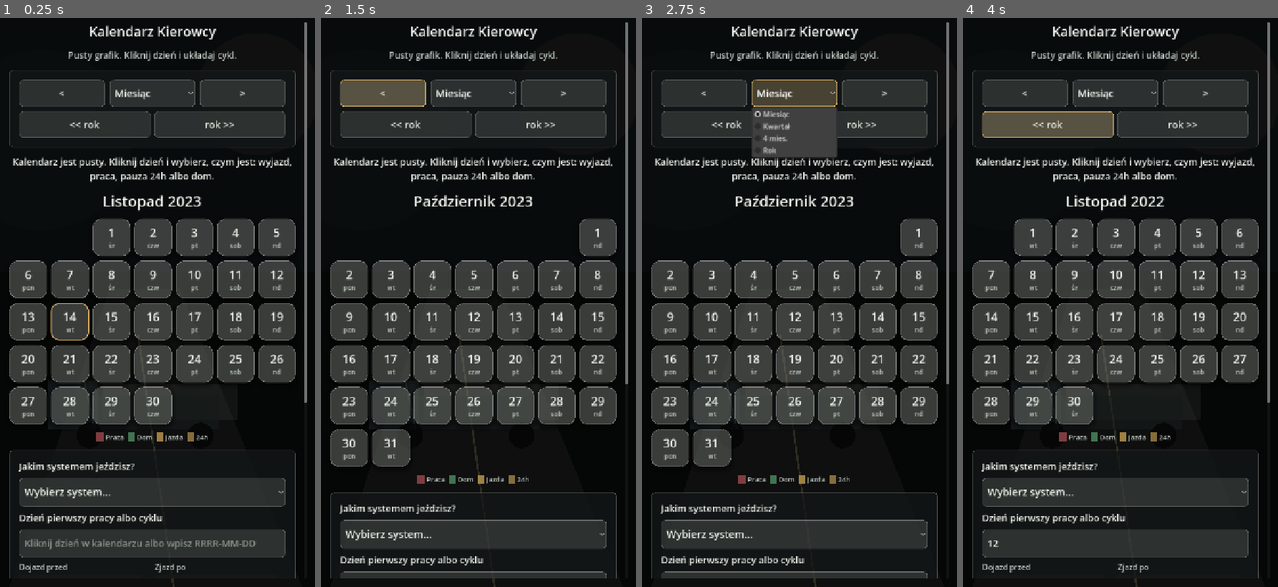
Above: before the commit, frames 1-4 (left to right).
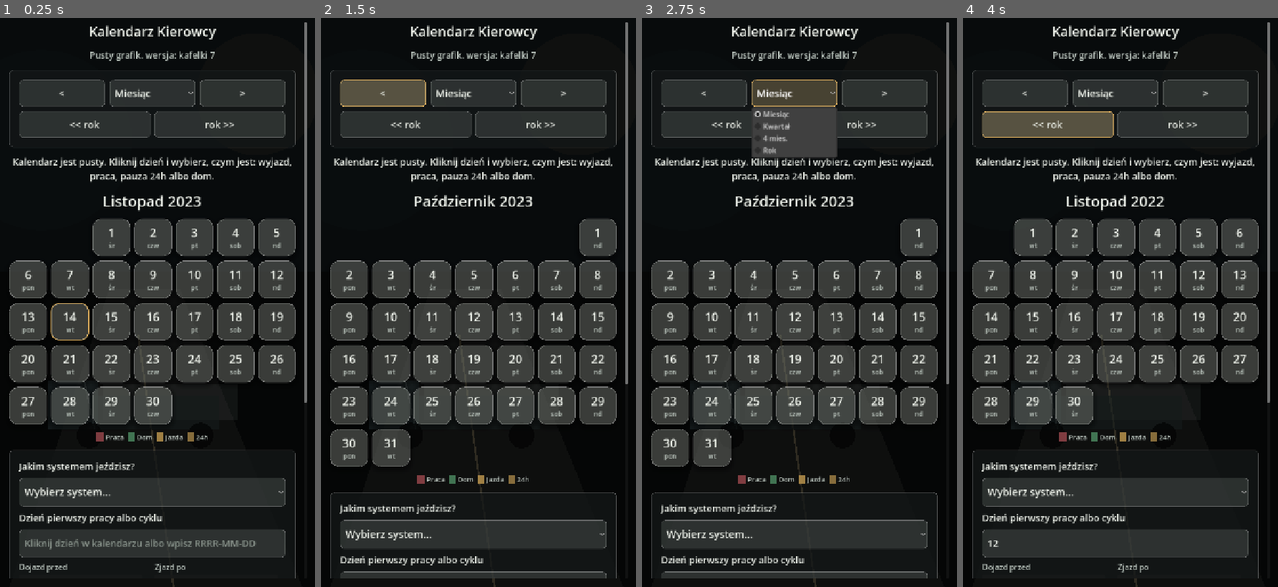
Above: after the commit, the same moments.

Repository: ElKlient/IDOL-Genesis
Game: Godot game, scene res://scenes/main.tscn
Two runs of this game, one before a commit and one after it. Both use one fixed random seed, a clock stepped at 60 frames per second and the inputs below.
Inputs (mouse positions are in pixels of both pictures, inside the frame that each line leads up to):
- Up to frame 1 (0.25 s): no input
- Up to frame 2 (1.5 s): click (472, 541) at 0.52 s; type "12" at 0.6 s; click "<" at 1.25 s
- Up to frame 3 (2.75 s): click "Miesiąc" at 2 s
- Up to frame 4 (4 s): click ">" at 2.75 s; click "<< rok" at 3.5 s

The runs differ from the first frame. In frame 1, 0.5% of the frame differs, in the area x 21-75%, y 5-8%; in frame 2, 0.5%; in frame 3, 0.5%; in frame 4, 0.5%.

Commit message:
Show tile layout version marker

Diff:
--- a/scripts/main.gd
+++ b/scripts/main.gd
@@ -33,6 +33,7 @@
 const COLOR_TODAY := Color(0.92, 0.72, 0.38)
 const PORTRAIT_WIDTH := 640
 const TILE_COLUMNS := 7
+const APP_VERSION_LABEL := "wersja: kafelki 7"
 
 var calculator := ScheduleCalculator.new()
 var current_year: int
@@ -127,7 +128,7 @@
 	title.horizontal_alignment = HORIZONTAL_ALIGNMENT_CENTER
 	root.add_child(title)
 
-	var subtitle := _make_label("Pusty grafik. Kliknij dzień i układaj cykl.", 20, COLOR_TEXT_MUTED)
+	var subtitle := _make_label("Pusty grafik. %s" % APP_VERSION_LABEL, 20, COLOR_TEXT_MUTED)
 	subtitle.horizontal_alignment = HORIZONTAL_ALIGNMENT_CENTER
 	root.add_child(subtitle)
 
